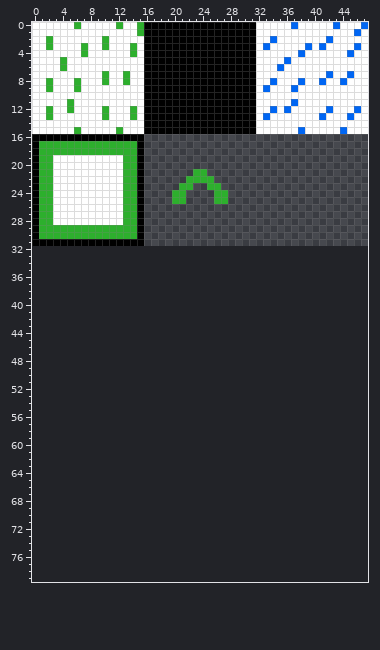
Sprite sheet -- new2/data/sprites.png. The picture above was drawn from the file before the commit.
The file is 48x32 pixels. The old version is drawn lined up with the new one, on the new canvas.
New version:
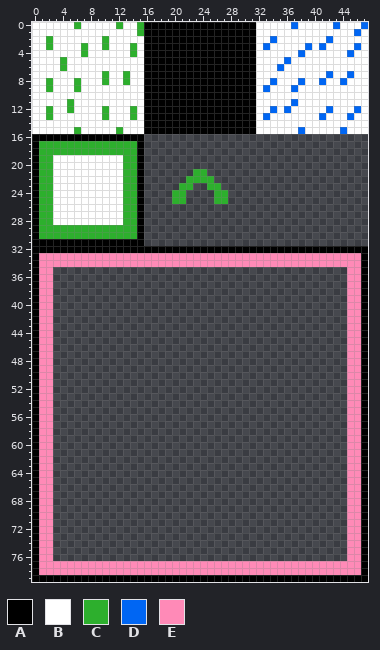
Palette (. is transparent): A #000000  B #ffffff  C #2daf2d  D #0066f3  E #ff8ab7
Changes in this commit:
canvas 48x32 -> 48x80
Colour A is added in row 32 at x 0 to 47; in rows 33 to 78 at x 0 and 47; in row 79 at x 0 to 47.
Colour E is added in rows 33 to 34 at x 1 to 46; in rows 35 to 76 at x 1 to 2 and 45 to 46; in rows 77 to 78 at x 1 to 46.
Pixel boxes of the changes (left, top, right, bottom) in both pictures:
added: (32, 246, 368, 582)
